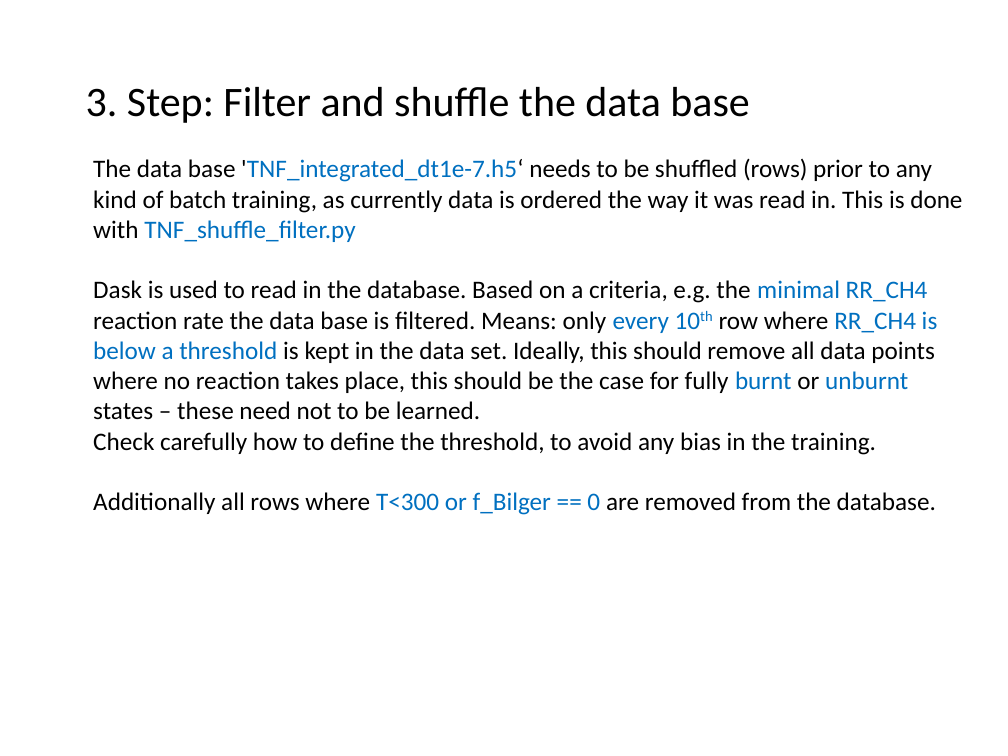
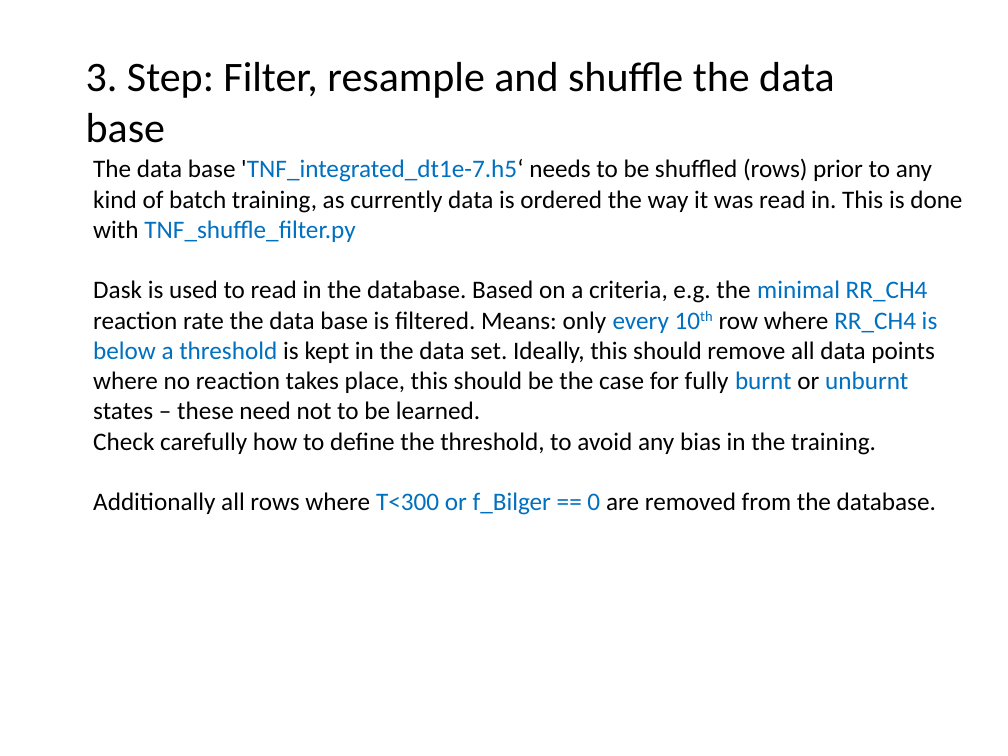
Before and after one commit to mhansinger/Cantera_integration, a slide deck: slide 4 of Work_flow.pptx. Drawn at 1008x756 pixels with LibreOffice and Linux fonts; fonts in the diff are those of the drawing. Boxes give left, top, right and bottom in pixels: in the first picture for what was removed or moved away, otherwise in the second. Text is boxed around its words. In the diff, an @@ line names an element or a change of style, - is before the commit and + after.

```diff
--- a/Work_flow.pptx
+++ b/Work_flow.pptx
@@ title at (86,62,834,143): text changed @@
-3. Step: Filter and shuffle the data base
+3. Step: Filter, resample and shuffle the data base
```
Also in this commit, not shown: 1 other slide changed, 5 other files.
